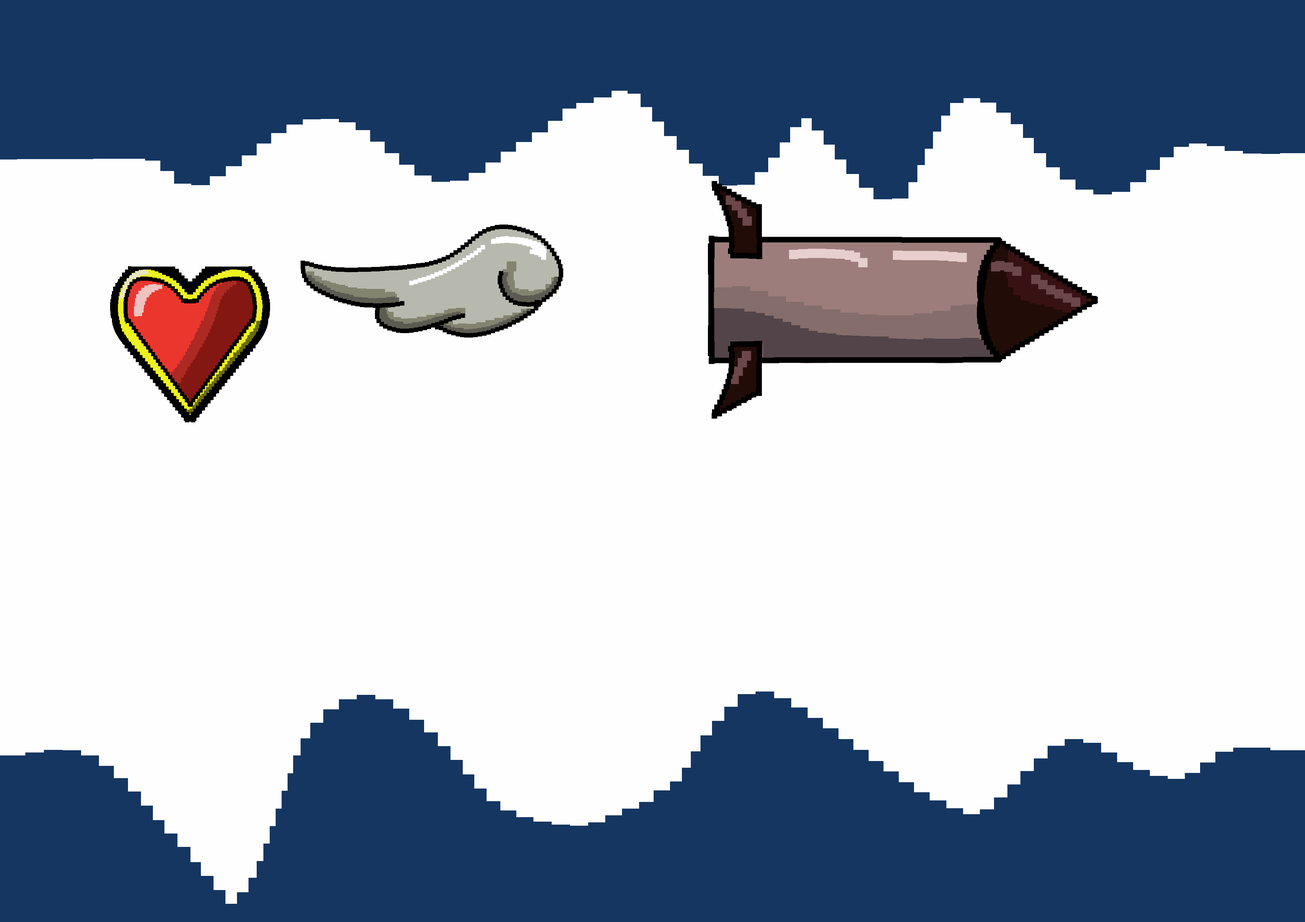
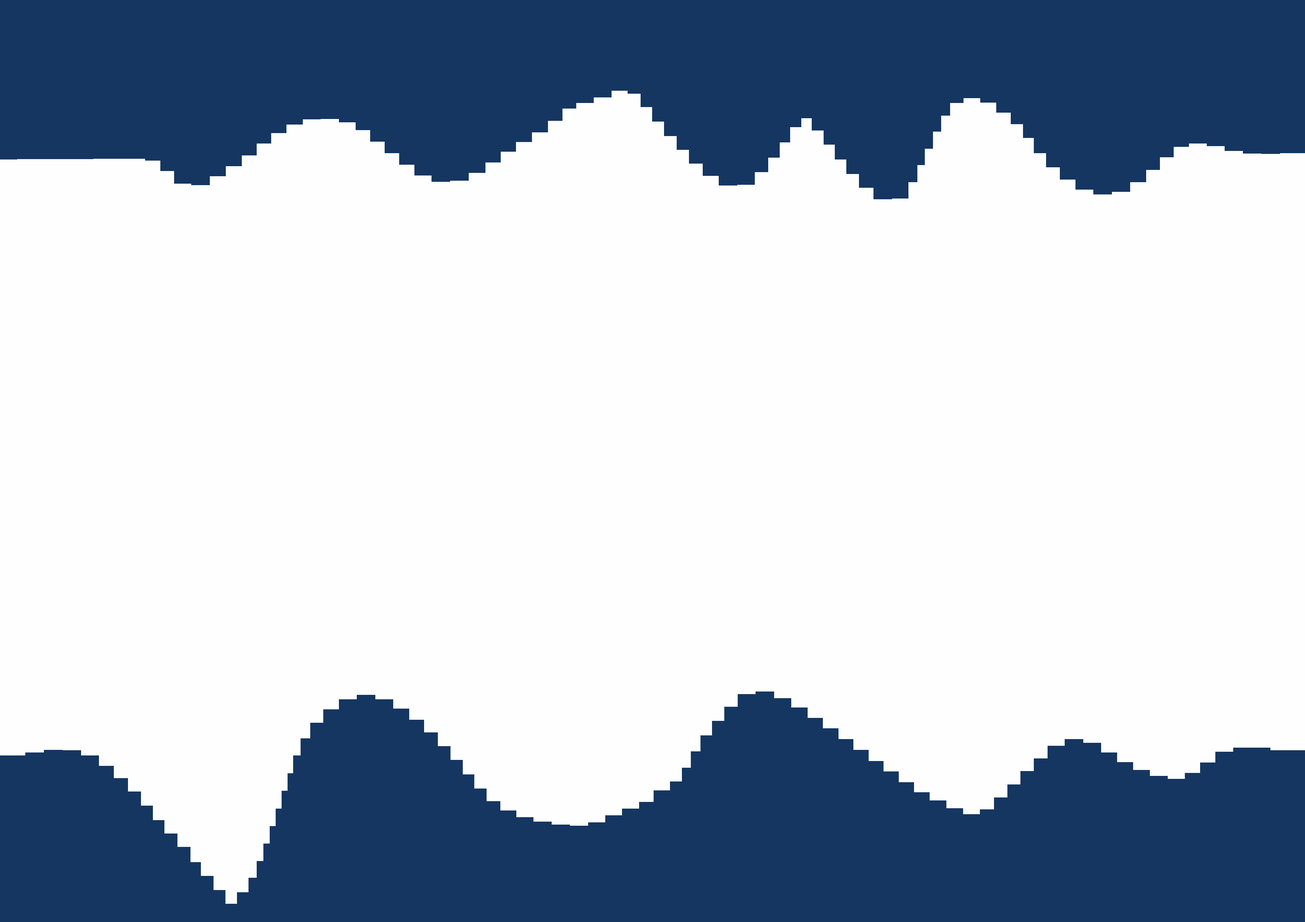
Comparing the layer stacks of the two 1305×922 images. Changes:
hid "Missle" over [707, 181, 1098, 419]
hid "Speed Powerup" over [300, 224, 564, 338]
hid "HP Powerup" over [110, 265, 271, 423]
